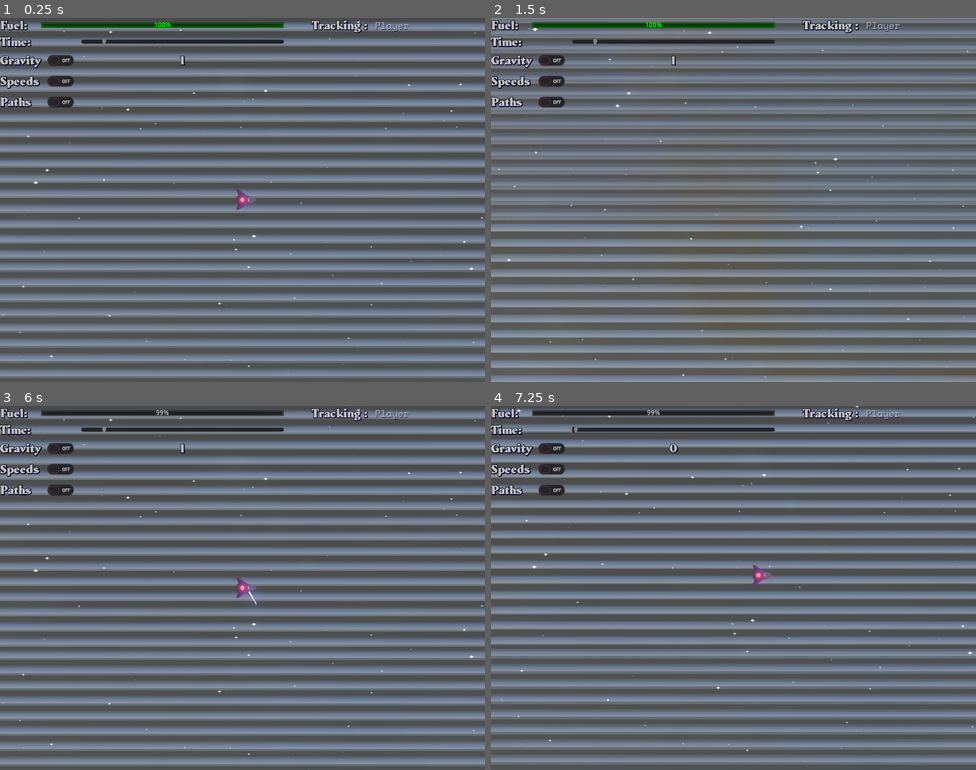
Above: before the commit, frames 1-4 (two rows, left to right).
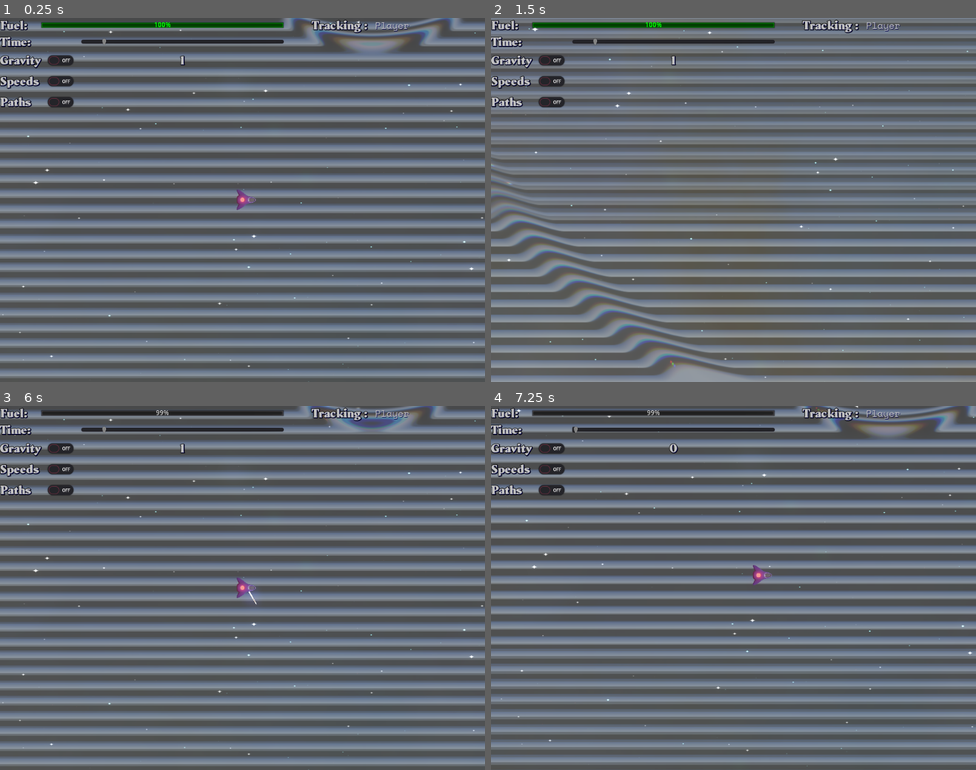
Above: after the commit, the same moments.

Repository: matheusfillipe/Space-Explorer
Game: Godot game, scene res://scenes/World.tscn
Same seed, same stepped clock (60 frames per second), same inputs: the game is played once before the commit and once after it. A sky picture missing from this copy of the repository is replaced by a grey-blue gradient.
Inputs (mouse positions are in pixels of both pictures, inside the frame that each line leads up to):
- Up to frame 1 (0.25 s): no input
- Up to frame 2 (1.5 s): tap Enter at 0.5 s; drag from (733, 200) to (782, 119) at 0.52 s; drag from (636, 218) to (709, 272) at 1.27 s
- Up to frame 3 (6 s): click (63, 449) at 2 s; click (63, 467) at 2.75 s; click (63, 489) at 3.5 s; tap = (cam_reset_zoom) at 4.25 s; move the mouse to (291, 507) at 4.27 s; hold Right (ui_right) 4.28-5 s; hold Keypad 6 (cam_right) 4.28-5 s; drag from (218, 660) to (97, 533) at 5.02 s; tap Backspace (reset) at 5.75 s; move the mouse to (388, 642) at 5.77 s; hold Left (ui_left) from 5.78 s (still down); click (388, 642) at 5.85 s
- Up to frame 4 (7.25 s): tap Space at 6.02 s; release Left (ui_left) at 6.5 s; tap Keypad 5 (cam_reset_pos) at 6.5 s; drag from (588, 533) to (660, 497) at 6.52 s

The runs differ from the first frame. In frame 1, 1.4% of the frame differs, in the area x 58-96%, y 0-10%; in frame 2, 4.7%, in the area x 0-52%, y 37-100%; in frame 3, 0.9%; in frame 4, 1.2%.

Commit message:
wip: shockwave

Diff:
--- a/effects/Effect.tscn
+++ b/effects/Effect.tscn
@@ -14,7 +14,7 @@
 [sub_resource type="OpenSimplexNoise" id=3]
 seed = 3
 octaves = 1
-period = 48.7
+period = 50.0
 persistence = 0.495
 lacunarity = 3.32
 
@@ -83,21 +83,33 @@
 "update": 0,
 "values": [ 0.0 ]
 }
+tracks/3/type = "value"
+tracks/3/path = NodePath("Sprite:material:shader_param/noise:noise:period")
+tracks/3/interp = 1
+tracks/3/loop_wrap = true
+tracks/3/imported = false
+tracks/3/enabled = true
+tracks/3/keys = {
+"times": PoolRealArray( 0 ),
+"transitions": PoolRealArray( 1 ),
+"update": 0,
+"values": [ 52.0 ]
+}
 
 [sub_resource type="Animation" id=11]
 resource_name = "explode"
 length = 4.0
 tracks/0/type = "value"
 tracks/0/path = NodePath("Sprite:scale")
-tracks/0/interp = 2
+tracks/0/interp = 1
 tracks/0/loop_wrap = true
 tracks/0/imported = false
 tracks/0/enabled = true
 tracks/0/keys = {
-"times": PoolRealArray( 0, 0.9, 2.3, 4 ),
-"transitions": PoolRealArray( 1, 1, 1.41421, 1 ),
+"times": PoolRealArray( 0, 0.9, 2.2, 4 ),
+"transitions": PoolRealArray( 1, 1, 0.999997, 1 ),
 "update": 0,
-"values": [ Vector2( 1e-05, 1e-05 ), Vector2( 1, 1 ), Vector2( 3, 3 ), Vector2( 4, 4 ) ]
+"values": [ Vector2( 1e-05, 1e-05 ), Vector2( 1, 1 ), Vector2( 3, 3 ), Vector2( 5, 5 ) ]
 }
 tracks/1/type = "value"
 tracks/1/path = NodePath("Sprite:modulate")
@@ -109,7 +121,7 @@
 "times": PoolRealArray( 0, 1, 3 ),
 "transitions": PoolRealArray( 1, 1, 1 ),
 "update": 0,
-"values": [ Color( 30, 40, 40, 1 ), Color( 3, 4, 4, 1 ), Color( 3, 4, 4, 1 ) ]
+"values": [ Color( 40, 40, 30, 1 ), Color( 4, 4, 3, 1 ), Color( 4, 4, 3, 1 ) ]
 }
 tracks/2/type = "value"
 tracks/2/path = NodePath("Sprite:material:shader_param/shift")
@@ -122,6 +134,18 @@
 "transitions": PoolRealArray( 1, 1, 1 ),
 "update": 0,
 "values": [ 0.0, 0.0, -0.582 ]
+}
+tracks/3/type = "value"
+tracks/3/path = NodePath("Sprite:material:shader_param/noise:noise:period")
+tracks/3/interp = 1
+tracks/3/loop_wrap = true
+tracks/3/imported = false
+tracks/3/enabled = true
+tracks/3/keys = {
+"times": PoolRealArray( 0.9, 3.6 ),
+"transitions": PoolRealArray( 1, 1 ),
+"update": 0,
+"values": [ 52.0, 21.5 ]
 }
 
 [node name="Explosion" type="Node2D"]
--- a/effects/ExplosionRefuel.tscn
+++ b/effects/ExplosionRefuel.tscn
@@ -13,9 +13,9 @@
 [sub_resource type="OpenSimplexNoise" id=3]
 seed = 3
 octaves = 1
-period = 48.7
-persistence = 0.495
-lacunarity = 3.32
+period = 52.0
+persistence = 0.401
+lacunarity = 1.67
 
 [sub_resource type="NoiseTexture" id=4]
 seamless = true
@@ -35,8 +35,8 @@
 shader_param/starting_amplitude = 0.5
 shader_param/starting_frequency = 1.0
 shader_param/shift = 0.0
-shader_param/velocity = Vector2( 0.1, 0.1 )
-shader_param/fog_color = Color( 1, 2, 2, 1 )
+shader_param/velocity = Vector2( 0, 0.1 )
+shader_param/fog_color = Color( 3, 2, 1, 1 )
 shader_param/dissolve_value = 1.0
 shader_param/dissolve_cut = false
 shader_param/dissolve_rotate = true
@@ -49,6 +49,7 @@
 
 [node name="Sprite" parent="." index="0"]
 material = SubResource( 10 )
+position = Vector2( -1, 0 )
 
 [node name="Timer" parent="." index="2"]
 wait_time = 3.0
--- a/objects/KBody.gd
+++ b/objects/KBody.gd
@@ -14,7 +14,7 @@
 var has_mouse = false
 var died = false
 
-const Explosion = preload("res://effects/ExplosionRefuel.tscn")
+const Explosion = preload("res://effects/ExplosionWithWave.tscn")
 const Refuel = preload("res://objects/Refuel.tscn")
 const velocity_arrow_divider = 100
 const gravity_arrow_divider = 10
@@ -81,7 +81,7 @@
 		var explosion = death_effect.instance()
 		get_parent().add_child(explosion)
 		explosion.global_position = global_position
-		explosion.scale = scale * 1.5 * (log(mass/1000) + 1)
+		explosion.scale = scale * (log(mass/1000) + 1)
 		explosion.timer.wait_time = 3
 		explosion.spawn_parent = refuels
 		explosion.spawn_props = {"scale": Vector2.ONE * mass / 200, "capacity": mass / 50}
--- a/project.godot
+++ b/project.godot
@@ -24,6 +24,10 @@
 [display]
 
 window/size/height=768
+
+[global]
+
+drag=false
 
 [input]
 
--- a/scenes/World.tscn
+++ b/scenes/World.tscn
@@ -14,6 +14,7 @@
 [ext_resource path="res://scenes/DrawingCanvas.gd" type="Script" id=12]
 [ext_resource path="res://objects/Refuel.tscn" type="PackedScene" id=13]
 [ext_resource path="res://effects/Explosion.tscn" type="PackedScene" id=14]
+[ext_resource path="res://effects/ShockWave.tscn" type="PackedScene" id=15]
 
 [sub_resource type="Environment" id=1]
 background_mode = 4
@@ -293,6 +294,10 @@
 
 [node name="BlackHole" parent="BlackHoles" instance=ExtResource( 9 )]
 position = Vector2( -6189, 15870 )
+
+[node name="Wave" parent="." instance=ExtResource( 15 )]
+position = Vector2( -565, 5707 )
+lifetime = 10.0
 
 [connection signal="time_scale_changed" from="HUD" to="." method="_on_HUD_time_scale_changed"]
 [connection signal="toggle_paths" from="HUD" to="." method="_on_HUD_toggle_paths"]
Binary file removed: icon.png
Not shown: 1 places in scenes/World.tscn that only renumber resources
